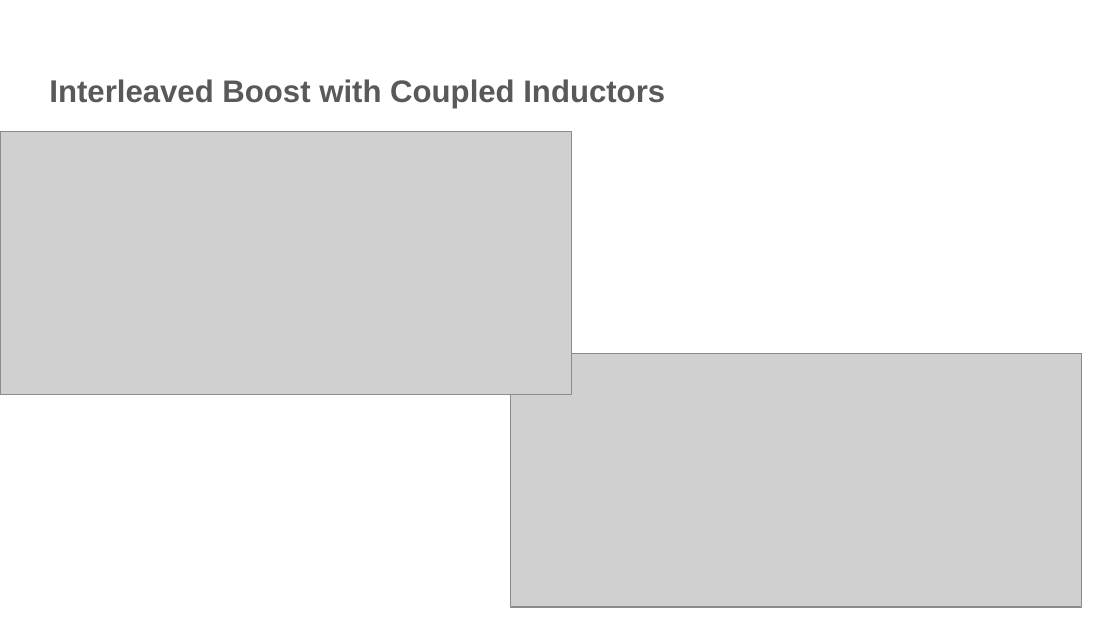
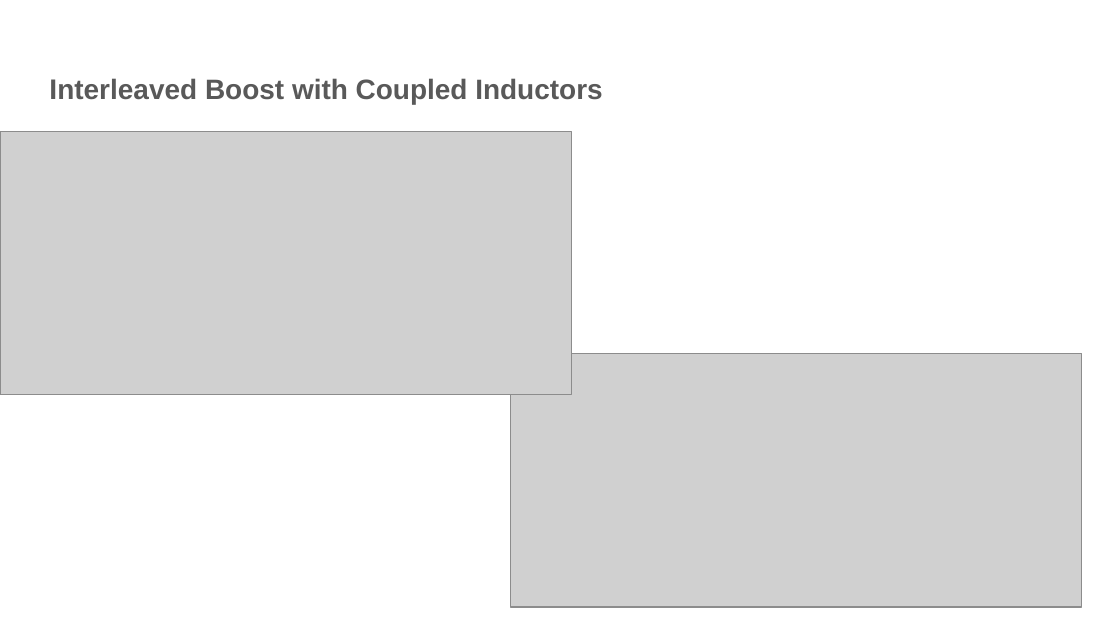
Before and after one commit to EnesAyaz/Studies, a slide deck: slide 6 of 1004-Tubitak/Presentation/2021.04.28.pptx. Drawn at 1120x630 pixels with LibreOffice and Linux fonts; fonts in the diff are those of the drawing; grey boxes stand for pictures. Boxes give left, top, right and bottom in pixels: in the first picture for what was removed or moved away, otherwise in the second. Text is boxed around its words. In the diff, an @@ line names an element or a change of style, - is before the commit and + after.

```diff
--- a/1004-Tubitak/Presentation/2021.04.28.pptx
+++ b/1004-Tubitak/Presentation/2021.04.28.pptx
@@ title "Interleaved Boost with Coupled Inductors" at [49,78,602,104]: size 20.2 to 18.2 pt in "Interleaved"; size 20 to 18 pt @@
```
Also in this commit, not shown: 5 other slides changed, 1 slide added, 18 other files.
